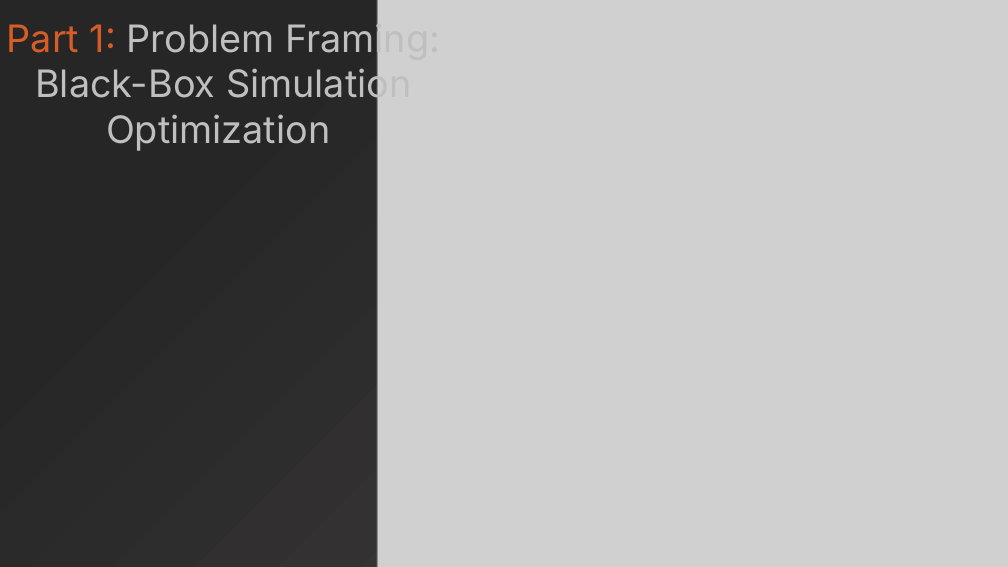
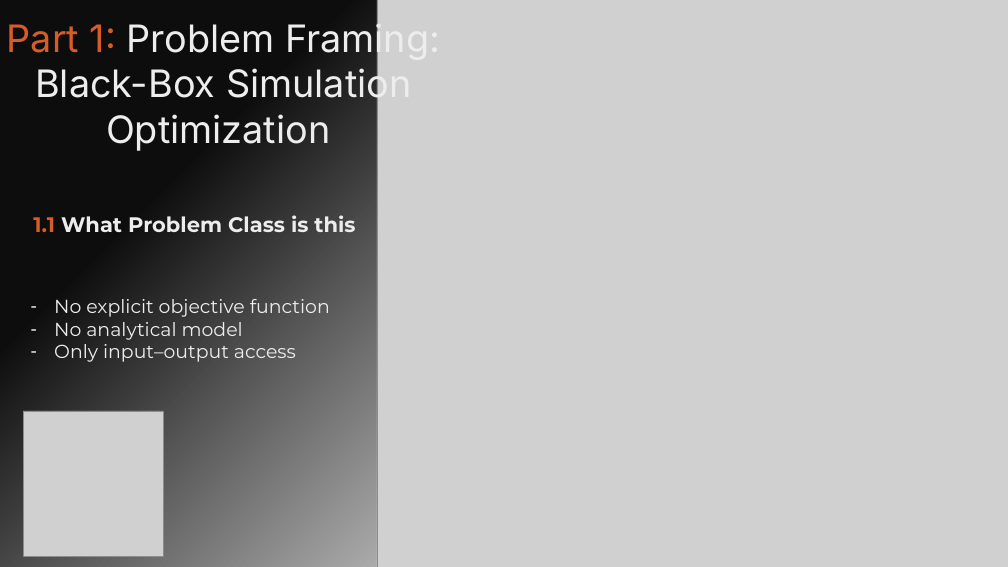
Before and after one commit to MrBonedud/Black-Box-Simulation-Optimization, a slide deck: slide 3 of Operations Research.pptx. Drawn at 1008x567 pixels with LibreOffice and Linux fonts; fonts in the diff are those of the drawing; grey boxes stand for pictures. Boxes give left, top, right and bottom in pixels: in the first picture for what was removed or moved away, otherwise in the second. Text is boxed around its words. In the diff, an @@ line names an element or a change of style, - is before the commit and + after.

```diff
--- a/Operations Research.pptx
+++ b/Operations Research.pptx
@@ background gradient #3B3838 to #262626 to gradient #FFFFFF to #0D0D0D @@
@@ text "Part 1: Problem Framing: Black-Box ..." at [7,20,440,151]: text colour #BFBFBF to #EDEDED in "Problem Framing: Black-Box Simulation Optimization" @@
@@ text added at [33,215,355,232], 20 pt, text #EDEDED, bold @@
+1.1 What Problem Class is this
@@ text added at [54,299,330,362], 18 pt, text #EDEDED @@
+– No explicit objective function
+– No analytical model
+– Only input–output access
@@ picture added at [23,411,163,557] @@
```
Also in this commit, not shown: 6 other slides changed, 9 slides added, 2 other files.
